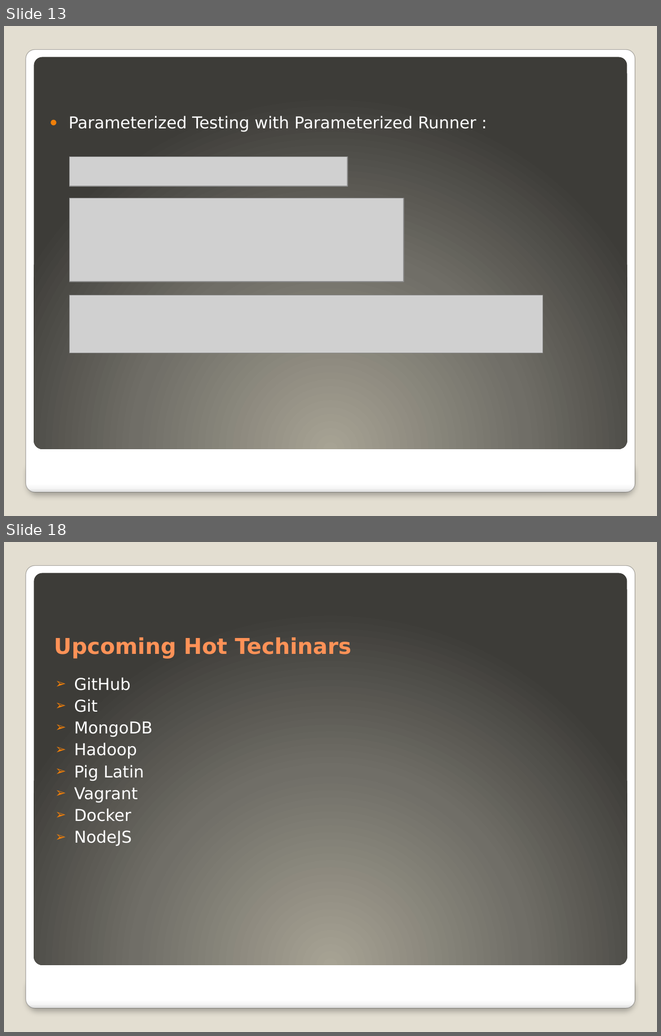
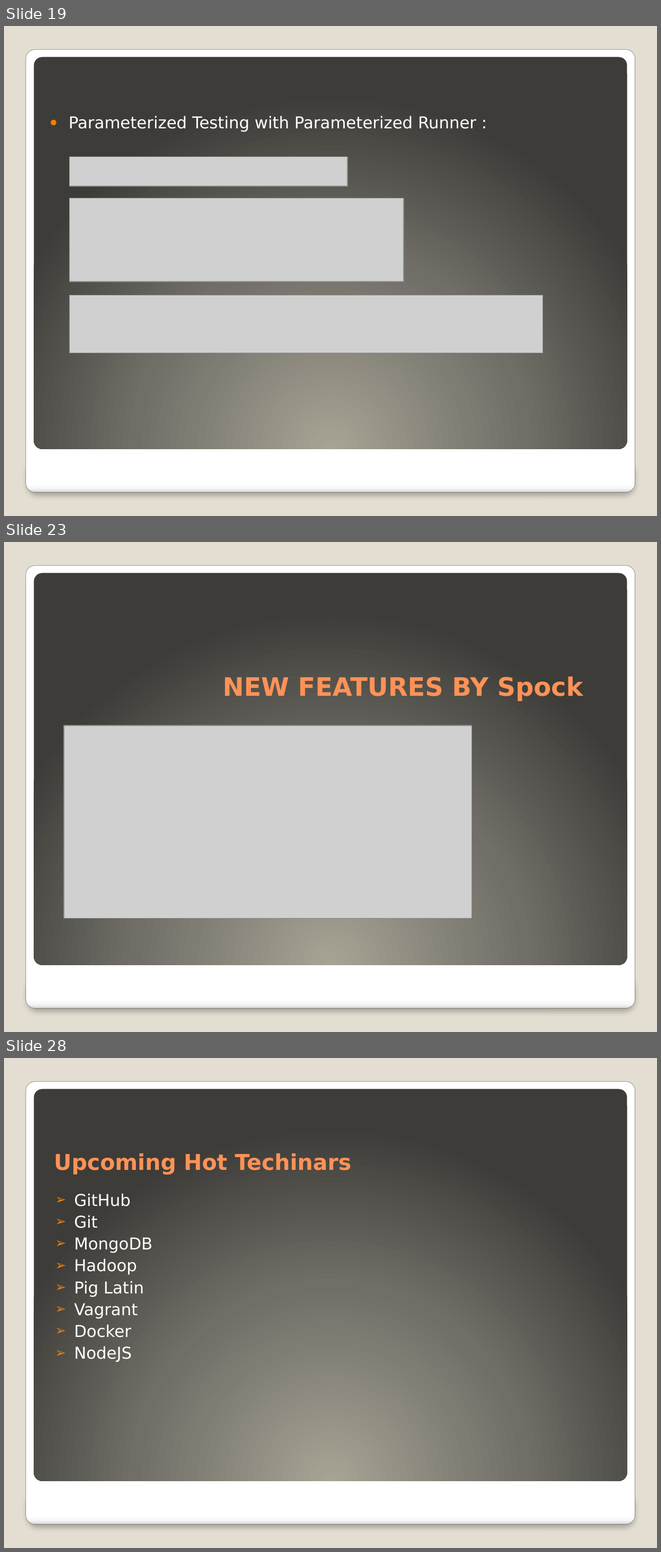
Before and after one commit to ayazlakdawala/JUnitMigration3.x-4.x, a slide deck: TechiNar Series-Unit Testing Frameworks Demo.pptx. Shown one above the other, each under a label of ours: slides 13 and 18 before the commit, slides 19, 23 and 28 after it; the slides between them are not shown. The pictures are 661x1036 and 661x1552 pixels, drawn with LibreOffice and Linux fonts; fonts in the diff are those of the drawing; grey boxes stand for pictures. Boxes give left, top, right and bottom in pixels: in the first picture for what was removed or moved away, otherwise in the second. Text is boxed around its words. In the diff, an @@ line names an element or a change of style, - is before the commit and + after.

Commit message:
added new spock features to the project

```diff
--- a/TechiNar Series-Unit Testing Frameworks Demo.pptx
+++ b/TechiNar Series-Unit Testing Frameworks Demo.pptx
@@ slide 23 added at (x1=4, y1=542, x2=657, y2=1032), background #E3DED1; not listed: 3 template elements that a slide beside it also shows @@
@@ title added at (x1=223, y1=676, x2=583, y2=701), 28 pt, text #FF9258, bold @@
+NEW FEATURES BY Spock
@@ picture added at (x1=64, y1=725, x2=472, y2=918) @@
@@ what was slide 13 is now slide 19 @@
@@ what was slide 18 is now slide 28 @@
```
Also in this commit, not shown: 8 slides changed, 9 other slides added, 2 other files.
